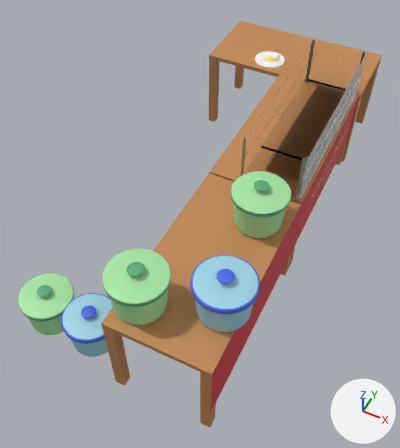
Before and after pictures for a commit that changed the Blender file Assets/environment/Table/Table - naskun.blend.
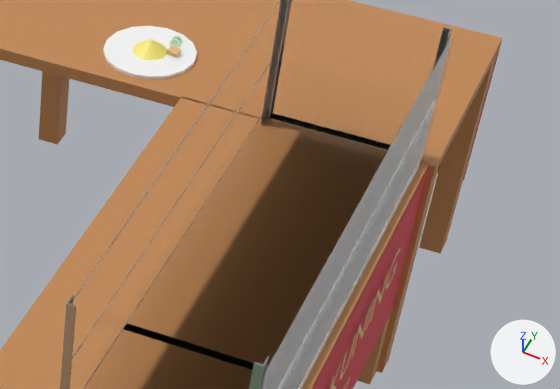
There are two pictures of each version: one whole from a 50 mm camera at (2.59, -9.63, 9.9) aimed at (-1.11, -2.22, 0.64), one close up on the part from 56% to 100% of the width and 10% to 37% of the height. Every picture has the same lights, and +X, +Y and +Z are marked at lower right. The first two pictures are the older version.
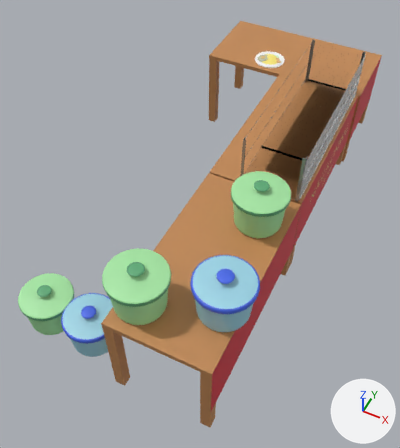
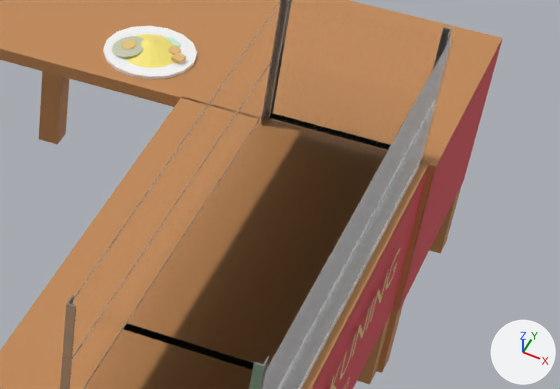
Where the newer file only moved an object's origin or applied its transform, the numbers keep the older frame.

Where the change shows, as pixel boxes [x1, y1, x2, y2] in the close-ups (560 x 389 px):
'Plane.007', added (red)
    after: [399, 41, 502, 310]
'Nasi_Kuning', rescaled (69% wider, 67% taller)
    before: [133, 40, 167, 60]
    after: [123, 34, 181, 68]
'Cylinder.005', added
    after: [112, 36, 144, 58]
    faces in mat_putih_telur (light grey #c7c9ab): [112, 36, 144, 58]
'Lauk_2.001', added
    after: [171, 53, 186, 64]
'Timun_2', moved, turned
    before: [173, 36, 183, 44]
    after: [165, 37, 175, 42]
'Timun_1', turned
    before: [170, 39, 181, 47]
    after: [170, 40, 181, 47]

What changed in the scene script:
```text
Add mat_material_009:
    mat_material_009 = principled_material('Material.009')
    mat_material_009.base_color = (0.68, 0.0194, 0.0395)  # red #d72638
Add mat_material_008:
    mat_material_008 = principled_material('Material.008')
    mat_material_008.base_color = (0.8, 0.559, 0.187)  # beige #e7c578
Add mat_putih_telur:
    mat_putih_telur = principled_material('Putih Telur')
    mat_putih_telur.base_color = (0.57, 0.581, 0.406)  # light grey #c7c9ab
Change me_cone:
    used by ob_nasi_kuning; location = (-1.458, 2.465, 2.152); scale = (0.127, 0.127, 0.127)
    remove me_cone.from_pydata(...)  # 32 vertices, 18 faces; spans x -1.2..1.2, y -1.2..1.2, z -0.4..0.4
    add me_cone.from_pydata(...)  # 32 vertices, 18 faces; spans x -2.03..2.03, y -2.03..2.03, z -0.37..0.34
    me_cone part 1: the whole mesh is scaled about its middle by (1.69, 1.69, 0.877), then moved by (0.0, 0.0, -0.02)
Add me_plane_007:
    me_plane_007.from_pydata([(-1.0, -1.0, 0.0), (1.0, -1.0, 0.0), (-1.0, 1.0, 0.0), (1.0, 1.0, 0.0)], [], [(0, 1, 3, 2)])
    me_plane_007.materials.append(mat_material_009)  # red #d72638
Add me_cylinder_001:
    me_cylinder_001.from_pydata(...)  # 224 vertices, 194 faces; spans x -1.0..1.0, y -1.0..1.0, z -0.75..2.93
    # faces by material slot: [129, 65]
    me_cylinder_001.materials.append(mat_putih_telur)  # light grey #c7c9ab
    me_cylinder_001.materials.append(mat_material_008)  # beige #e7c578
Change ob_timun_2:
    ob_timun_2.location: (-1.306, 2.68, 2.12) -> (-1.369, 2.677, 2.113)
    ob_timun_2.rotation_euler: (1.571, 0.0, 0.0) -> (3.0, 0.202, 0.931)  # degrees (90, 0, 0) -> degrees (172, 12, 53)
Change ob_timun_1:
    ob_timun_1.rotation_euler: (1.571, 0.0, 0.0) -> (3.376, 0.0707, 2.058)  # degrees (90, 0, 0) -> degrees (193, 4.1, 118)
Add ob_plane_007:
    ob_plane_007 = bpy.data.objects.new('Plane.007', me_plane_007)
    ob_plane_007.location = (1.057, 2.977, 1.373)
    ob_plane_007.rotation_euler = (0.0, 1.571, 0.0)  # degrees (0, 90, 0)
    ob_plane_007.scale = (0.7, 1.0, 1.0)
Add ob_cylinder_005:
    ob_cylinder_005 = bpy.data.objects.new('Cylinder.005', me_cylinder_001)
    ob_cylinder_005.location = (-1.613, 2.392, 2.136)
    ob_cylinder_005.rotation_euler = (0.113, -0.179, 0.0217)  # degrees (6.5, -10, 1.2)
    ob_cylinder_005.scale = (0.141, 0.141, 0.0109)
    _m = ob_cylinder_005.modifiers.new('Subdivision', 'SUBSURF')
Add ob_lauk_2_001:
    ob_lauk_2_001 = bpy.data.objects.new('Lauk_2.001', me_cube_013.copy())  # the mesh of ob_lauk_2
    ob_lauk_2_001.location = (-1.196, 2.423, 2.133)
    ob_lauk_2_001.rotation_euler = (0.1, 0.0, -0.2)  # degrees (5.7, 0, -11)
    ob_lauk_2_001.scale = (0.0888, 0.0761, 0.0317)
```
